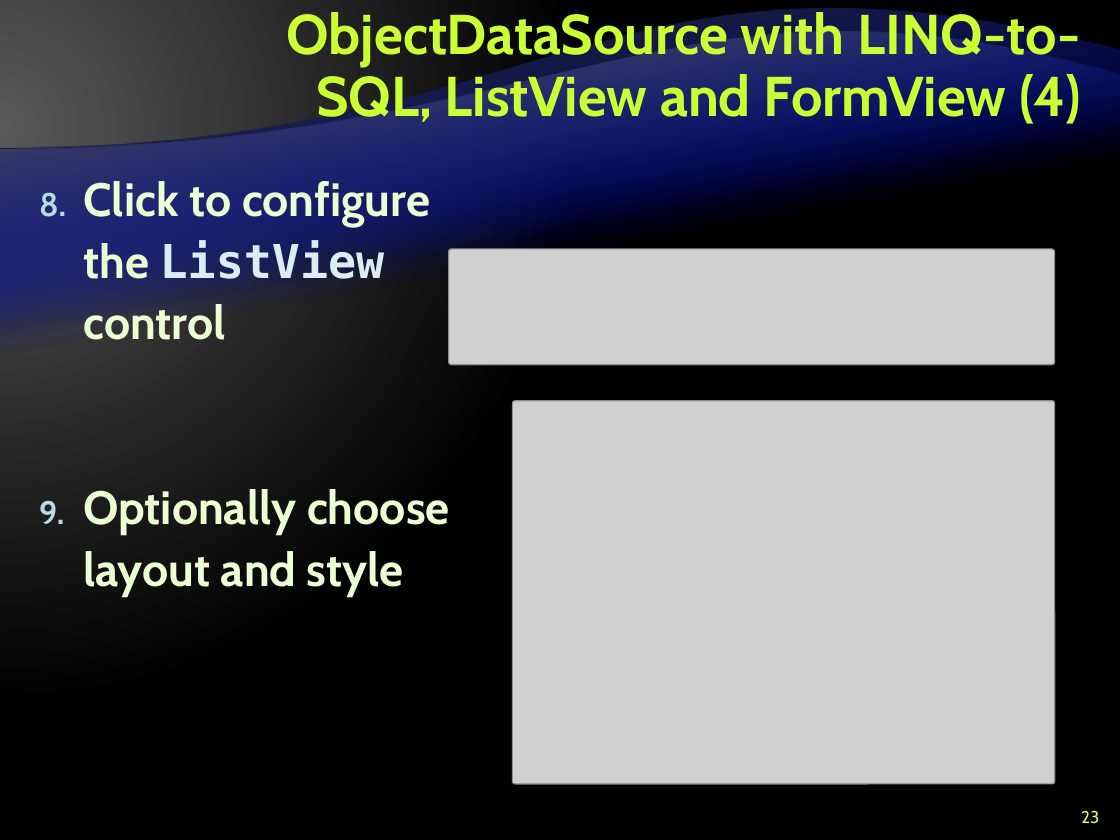
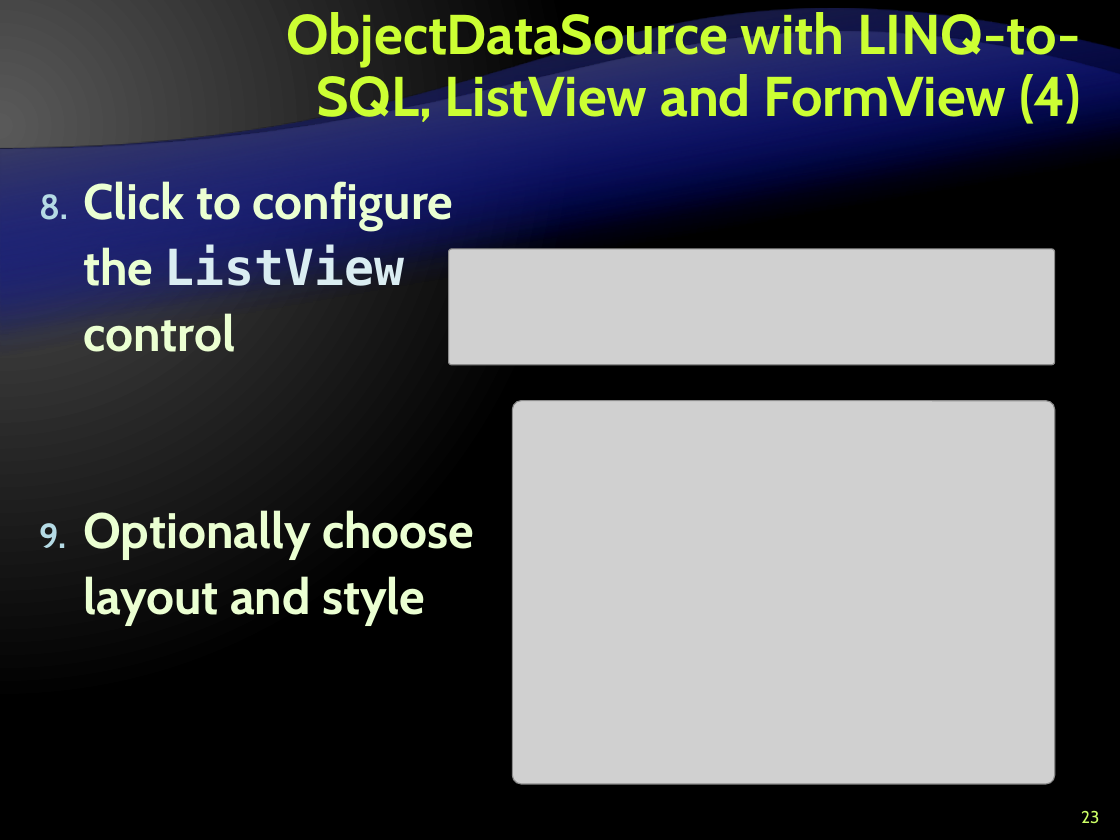
Before and after one commit to Graveheart/aspnetcourse, a slide deck: slide 23 of 2010/lectures/10. ASP.NET-and-Databases.pptx. Drawn at 1120x840 pixels with LibreOffice and Linux fonts; fonts in the diff are those of the drawing; grey boxes stand for pictures; background and template pictures are left out. Boxes give left, top, right and bottom in pixels: in the first picture for what was removed or moved away, otherwise in the second. Text is boxed around its words. In the diff, an @@ line names an element or a change of style, - is before the commit and + after.

```diff
--- a/2010/lectures/10. ASP.NET-and-Databases.pptx
+++ b/2010/lectures/10. ASP.NET-and-Databases.pptx
@@ text "Click to configure the ListView ..." at bbox=[83, 181, 474, 624]: size 30 to 32 pt @@
```
Also in this commit, not shown: 3 other slides changed.
